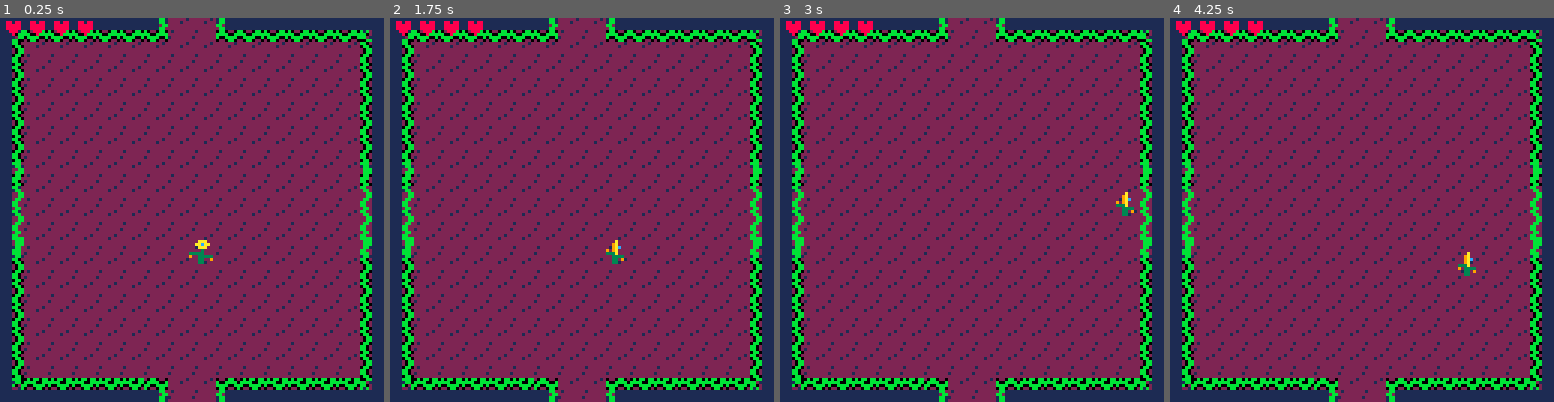
Above: before the commit, frames 1-4 (left to right).
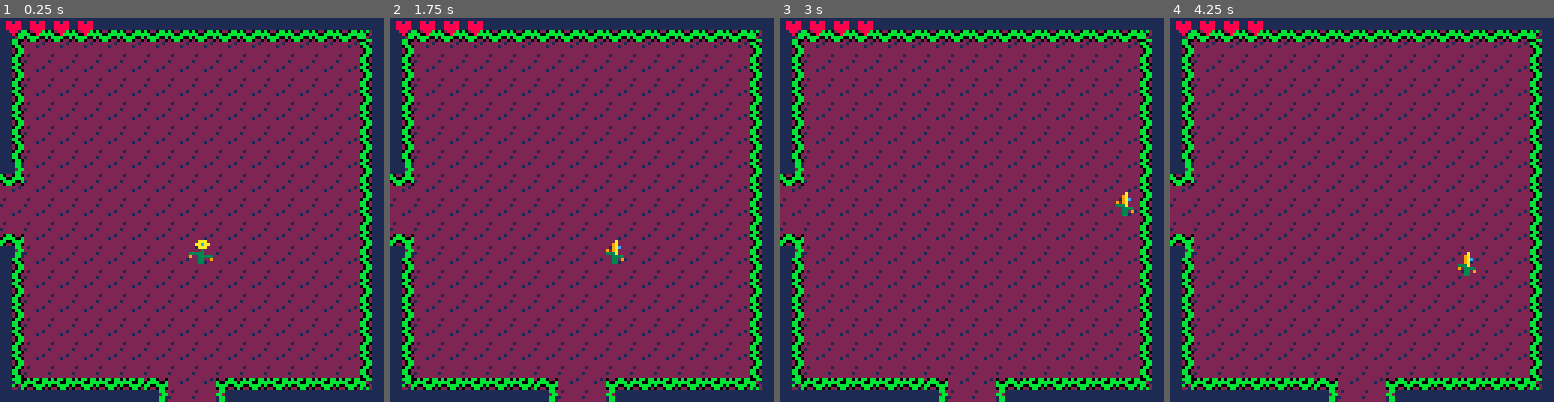
Above: after the commit, the same moments.

Repository: acwright/PICO-8
Game: PICO-8 cartridge ldjam/ldjam.p8
Two runs of this game, one before a commit and one after it. Both use one fixed random seed, a clock stepped at 60 frames per second and the inputs below.
Inputs:
- Up to frame 1 (0.25 s): no input
- Up to frame 2 (1.75 s): tap X (X key) at 0.33, 1.07 s; tap O (Z key) at 0.7, 1.7 s; hold Right from 1.6 s (still down)
- Up to frame 3 (3 s): tap X (X key) at 1.85, 2.97 s; release Right at 2.1 s; tap O (Z key) at 2.1, 2.5, 2.9 s; hold Up 2.15-2.42 s; hold Right from 2.47 s (still down)
- Up to frame 4 (4.25 s): release Right at 3.03 s; hold Left 3.08-3.58 s; tap O (Z key) at 3.3, 3.7, 4.1 s; hold Down 3.63-3.97 s; hold Right from 4.02 s (still down); tap X (X key) at 4.08 s

The runs differ from the first frame. In frame 1, 2.1% of the frame differs, in the area x 0-97%, y 0-63%; in frame 2, 2.1%; in frame 3, 2.1%; in frame 4, 2.1%.

Commit message:
level 1 rooms correct

Diff:
--- a/ldjam/ldjam.p8
+++ b/ldjam/ldjam.p8
@@ -62,7 +62,7 @@
 
 function init_game()
 	rooms=init_rooms()
-	room=rooms[29]
+	room=rooms[9]
 
 	player=init_player()
 	waves={}
@@ -549,84 +549,24 @@
 		init_item(15,9,19),
 		init_up_elevator(21)
 	})
-	local room_1=init_room(0,{nil,nil,nil,3},{
-		init_item(6,0,2),
-		init_item(7,0,2),
-		init_item(8,0,2),
-		init_item(9,0,2),
-		init_item(0,6,17),
-		init_item(0,7,17),
-		init_item(0,8,17),
-		init_item(0,9,17),
-		init_item(15,6,19),
-		init_item(15,7,19),
-		init_item(15,8,19),
-		init_item(15,9,19)
-	})
+	local room_1=init_room(12,{nil,nil,nil,3},{})
 	local room_2=init_room(3,{nil,nil,0,4},{})
 	local room_3=init_room(3,{nil,nil,1,7},{})
-	local room_4=init_room(0,{nil,5,2,nil},{
-		init_item(0,6,17),
-		init_item(0,7,17),
-		init_item(0,8,17),
-		init_item(0,9,17),
-		init_item(6,15,34),
-		init_item(7,15,34),
-		init_item(8,15,34),
-		init_item(9,15,34),
-	})
+	local room_4=init_room(9,{nil,5,2,nil},{})
 	local room_5=init_room(2,{4,6,nil,nil},{})
 	local room_6=init_room(2,{5,7,nil,nil},{})
 	local room_7=init_room(6,{6,8,3,nil},{})
-	local room_8=init_room(12,{7,nil,nil,9},{})
+	local room_8=init_room(8,{7,nil,nil,9},{})
 	local room_9=init_room(7,{nil,10,8,16},{})
 	local room_10=init_room(2,{9,11,nil,nil},{})
-	local room_11=init_room(0,{10,nil,nil,nil},{
-		init_item(6,0,2),
-		init_item(7,0,2),
-		init_item(8,0,2),
-		init_item(9,0,2),
-		init_item(6,15,34),
-		init_item(7,15,34),
-		init_item(8,15,34),
-		init_item(9,15,34),
-		init_item(15,6,19),
-		init_item(15,7,19),
-		init_item(15,8,19),
-		init_item(15,9,19)
-	})
+	local room_11=init_room(14,{10,nil,nil,nil},{})
 	local room_12=init_room(11,{nil,13,nil,17},{})
 	local room_13=init_room(4,{12,14,nil,18},{})
 	local room_14=init_room(4,{13,15,nil,19},{})
 	local room_15=init_room(4,{14,16,nil,20},{})
 	local room_16=init_room(10,{15,nil,9,nil},{})
-	local room_17=init_room(0,{nil,nil,12,nil},{
-		init_item(0,6,17),
-		init_item(0,7,17),
-		init_item(0,8,17),
-		init_item(0,9,17),
-		init_item(15,6,19),
-		init_item(15,7,19),
-		init_item(15,8,19),
-		init_item(15,9,19),
-		init_item(6,15,34),
-		init_item(7,15,34),
-		init_item(8,15,34),
-		init_item(9,15,34)
-	})
-	local room_18=init_room(0,{nil,nil,13,nil},{
-		init_item(0,6,17),
-		init_item(0,7,17),
-		init_item(0,8,17),
-		init_item(0,9,17),
-		init_item(15,6,19),
-		init_item(15,7,19),
-		init_item(15,8,19),
-		init_item(15,9,19),
-		init_item(6,15,34),
-		init_item(7,15,34),
-		init_item(8,15,34),
-		init_item(9,15,34),
+	local room_17=init_room(13,{nil,nil,12,nil},{})
+	local room_18=init_room(13,{nil,nil,13,nil},{
 		--test items
 		init_item(3,2,16),
 		init_item(12,10,38),
@@ -637,34 +577,8 @@
 		init_item(3,12,39),
 		init_item(12,3,56)
 	})
-	local room_19=init_room(0,{nil,nil,14,nil},{
-		init_item(0,6,17),
-		init_item(0,7,17),
-		init_item(0,8,17),
-		init_item(0,9,17),
-		init_item(15,6,19),
-		init_item(15,7,19),
-		init_item(15,8,19),
-		init_item(15,9,19),
-		init_item(6,15,34),
-		init_item(7,15,34),
-		init_item(8,15,34),
-		init_item(9,15,34)
-	})
-	local room_20=init_room(0,{nil,nil,15,nil},{
-		init_item(0,6,17),
-		init_item(0,7,17),
-		init_item(0,8,17),
-		init_item(0,9,17),
-		init_item(15,6,19),
-		init_item(15,7,19),
-		init_item(15,8,19),
-		init_item(15,9,19),
-		init_item(6,15,34),
-		init_item(7,15,34),
-		init_item(8,15,34),
-		init_item(9,15,34)
-	})
+	local room_19=init_room(13,{nil,nil,14,nil},{})
+	local room_20=init_room(13,{nil,nil,15,nil},{})
 
 	--level 2
 
@@ -689,7 +603,7 @@
 	local room_24=init_room(2,{23,25,nil,nil},{})
 	local room_25=init_room(2,{24,26,nil,nil},{})
 	local room_26=init_room(2,{25,27,nil,nil},{})
-	local room_27=init_room(0,{26,nil,nil,31},{})
+	local room_27=init_room(12,{26,nil,nil,31},{})
 	local room_28=init_room(0,{nil,nil,22,33},{
 		init_item(0,6,17),
 		init_item(0,7,17),
@@ -700,11 +614,42 @@
 		init_item(15,8,19),
 		init_item(15,9,19)
 	})
-	local room_29=init_room(0,{nil,nil,23,nil},{})
-	local room_30=init_room(0,{nil,nil,nil,37},{})
+	local room_29=init_room(0,{nil,nil,23,nil},{
+		init_item(0,6,17),
+		init_item(0,7,17),
+		init_item(0,8,17),
+		init_item(0,9,17),
+		init_item(15,6,19),
+		init_item(15,7,19),
+		init_item(15,8,19),
+		init_item(15,9,19),
+		init_item(6,15,34),
+		init_item(7,15,34),
+		init_item(8,15,34),
+		init_item(9,15,34)
+	})
+	local room_30=init_room(0,{nil,nil,nil,37},{
+		init_item(0,6,17),
+		init_item(0,7,17),
+		init_item(0,8,17),
+		init_item(0,9,17),
+		init_item(15,6,19),
+		init_item(15,7,19),
+		init_item(15,8,19),
+		init_item(15,9,19),
+		init_item(6,0,2),
+		init_item(7,0,2),
+		init_item(8,0,2),
+		init_item(9,0,2)
+	})
 	local room_31=init_room(3,{nil,nil,27,39},{})
 	local room_32=init_room(0,{nil,nil,nil,41},{})
-	local room_33=init_room(0,{nil,34,28,42},{})
+	local room_33=init_room(0,{nil,34,28,42},{
+		init_item(0,6,17),
+		init_item(0,7,17),
+		init_item(0,8,17),
+		init_item(0,9,17)
+	})
 	local room_34=init_room(2,{33,35,nil,nil},{})
 	local room_35=init_room(0,{34,36,nil,nil},{})
 	local room_36=init_room(2,{35,37,nil,nil},{})
@@ -1168,16 +1113,16 @@
 1112121212121212121212121212121311121212121212121212121212121213111212121212121212121212121212131112121212131112121311121212121311121212121212121212121212121213111212121212121212131112121212131112121212121212121212121212121311121212121311121212121212121213
 1112121212121212121212121212121311121212121212121212121212121213111212121212121212121212121212131112121212131112121311121212121311121212121212121212121212121213111212121212121212131112121212131112121212121212121212121212121311121212121311121212121212121213
 2122222222221412121522222222222321222222222214121215222222222223212222222222222222222222222222232122222222221112121321222222222321222222222214121215222222222223212222222222141212132122222222232122222222222222222222222222222321222222222311121215222222222223
-0102020202020412120502020202020301020202020204121205020202020203010202020202041212050202020202030102020202020202020202020202020301020202020202020202020202020203010202020202041212050202020202030102020202020202020202020202020301020202020202020202020202020203
+0102020202020202020202020202020301020202020204121205020202020203010202020202041212050202020202030102020202020202020202020202020301020202020202020202020202020203010202020202041212050202020202030102020202020202020202020202020301020202020202020202020202020203
 1112121212121212121212121212121311121212121212121212121212121213111212121212121212121212121212131112121212121212121212121212121311121212121212121212121212121213111212121212121212121212121212131112121212121212121212121212121311121212121212121212121212121213
 1112121212121212121212121212121311121212121212121212121212121213111212121212121212121212121212131112121212121212121212121212121311121212121212121212121212121213111212121212121212121212121212131112121212121212121212121212121311121212121212121212121212121213
 1112121212121212121212121212121311121212121212121212121212121213111212121212121212121212121212131112121212121212121212121212121311121212121212121212121212121213111212121212121212121212121212131112121212121212121212121212121311121204222222222222222205121213
 1112121212121212121212121212121311121212121212121212121212121213111212121212121212121212121212131112121212121212121212121212121311121212121212121212121212121213111212121212121212121212121212131112121212121212121212121212121311121213101010101010101011121213
 1112121212121212121212121212121311121212121212121212121212121213111212121212121212121212121212131112121212121212121212121212121311121212121212121212121212121213111212121212121212121212121212131112121212121212121212121212121311121213101010101010101011121213
-0412121212121212121212121212120511121212121212121212121212121205041212121212121212121212121212131112121212121212121212121212120504121212121212121212121212121213111212121212121212121212121212130412121212121212121212121212121311121213101010101010101011121213
-1212121212121212121212121212121211121212121212121212121212121212121212121212121212121212121212131112121212121212121212121212121212121212121212121212121212121213111212121212121212121212121212131212121212121212121212121212121311121213101010101010101011121213
-1212121212121212121212121212121211121212121212121212121212121212121212121212121212121212121212131112121212121212121212121212121212121212121212121212121212121213111212121212121212121212121212131212121212121212121212121212121311121214020202020202020215121213
-1412121212121212121212121212121511121212121212121212121212121215141212121212121212121212121212131112121212121212121212121212121514121212121212121212121212121213111212121212121212121212121212131412121212121212121212121212121311121212121212121212121212121213
+0412121212121212121212121212121311121212121212121212121212121205041212121212121212121212121212131112121212121212121212121212120511121212121212121212121212121213111212121212121212121212121212130412121212121212121212121212121311121213101010101010101011121213
+1212121212121212121212121212121311121212121212121212121212121212121212121212121212121212121212131112121212121212121212121212121211121212121212121212121212121213111212121212121212121212121212131212121212121212121212121212121311121213101010101010101011121213
+1212121212121212121212121212121311121212121212121212121212121212121212121212121212121212121212131112121212121212121212121212121211121212121212121212121212121213111212121212121212121212121212131212121212121212121212121212121311121214020202020202020215121213
+1412121212121212121212121212121311121212121212121212121212121215141212121212121212121212121212131112121212121212121212121212121511121212121212121212121212121213111212121212121212121212121212131412121212121212121212121212121311121212121212121212121212121213
 1112121212121212121212121212121311121212121212121212121212121213111212121212121212121212121212131112121212121212121212121212121311121212121212121212121212121213111212121212121212121212121212131112121212121212121212121212121311121212121212121212121212121213
 1112121212121212121212121212121311121212121212121212121212121213111212121212121212121212121212131112121212121212121212121212121311121212121212121212121212121213111212121212121212121212121212131112121212121212121212121212121311121204222222222222222205121213
 1112121212121212121212121212121311121212121212121212121212121213111212121212121212121212121212131112121212121212121212121212121311121212121212121212121212121213111212121212121212121212121212131112121212121212121212121212121311121213101010101010101011121213
